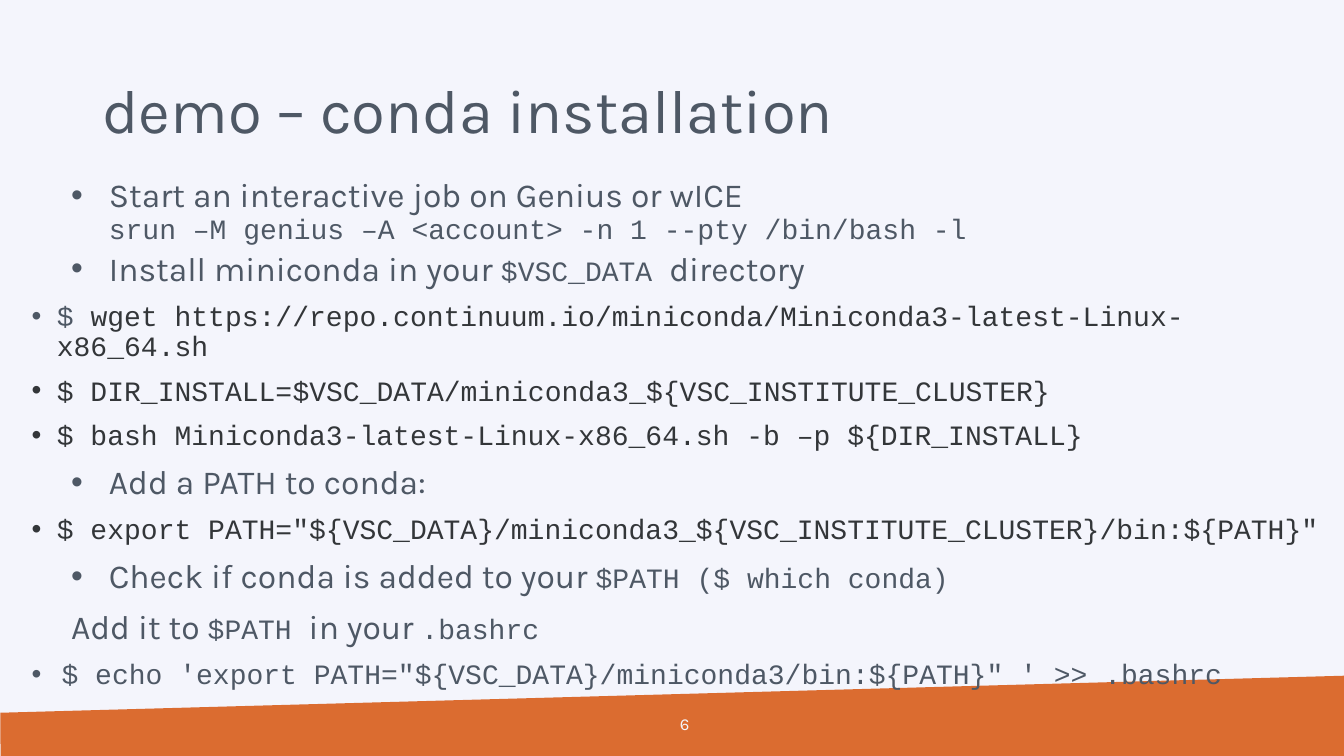
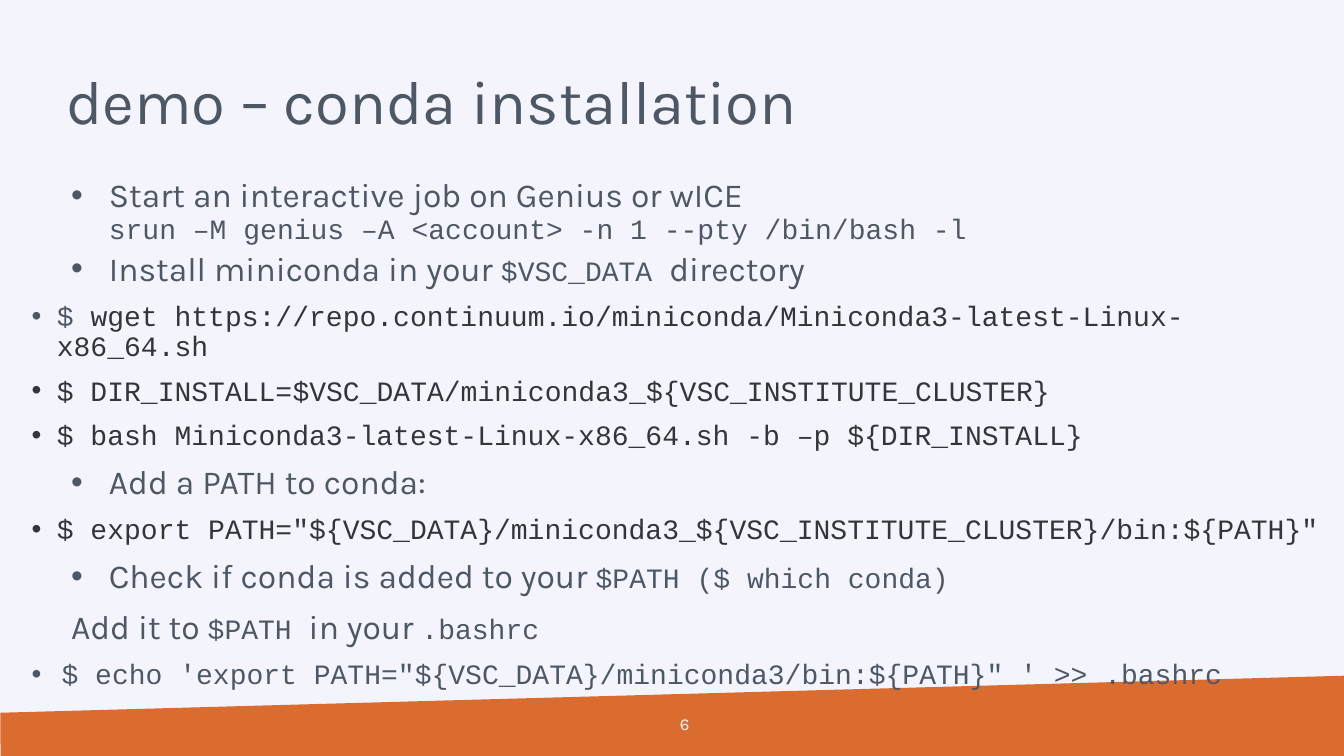
Before and after one commit to hpcleuven/HPC-intro, a slide deck: slide 6 of VSCintro-demo.pptx. Drawn at 1344x756 pixels with LibreOffice and Linux fonts; fonts in the diff are those of the drawing; background and template pictures are left out. Boxes give left, top, right and bottom in pixels: in the first picture for what was removed or moved away, otherwise in the second. Text is boxed around its words. In the diff, an @@ line names an element or a change of style, - is before the commit and + after.

Commit message:
updating demo slides to include OOD

```diff
--- a/VSCintro-demo.pptx
+++ b/VSCintro-demo.pptx
@@ title "demo – conda installation": place and size @@
-title "demo – conda installation" at [102, 90, 833, 134]
+title "demo – conda installation" at [66, 81, 797, 125]
```
Also in this commit, not shown: 5 other slides changed.
